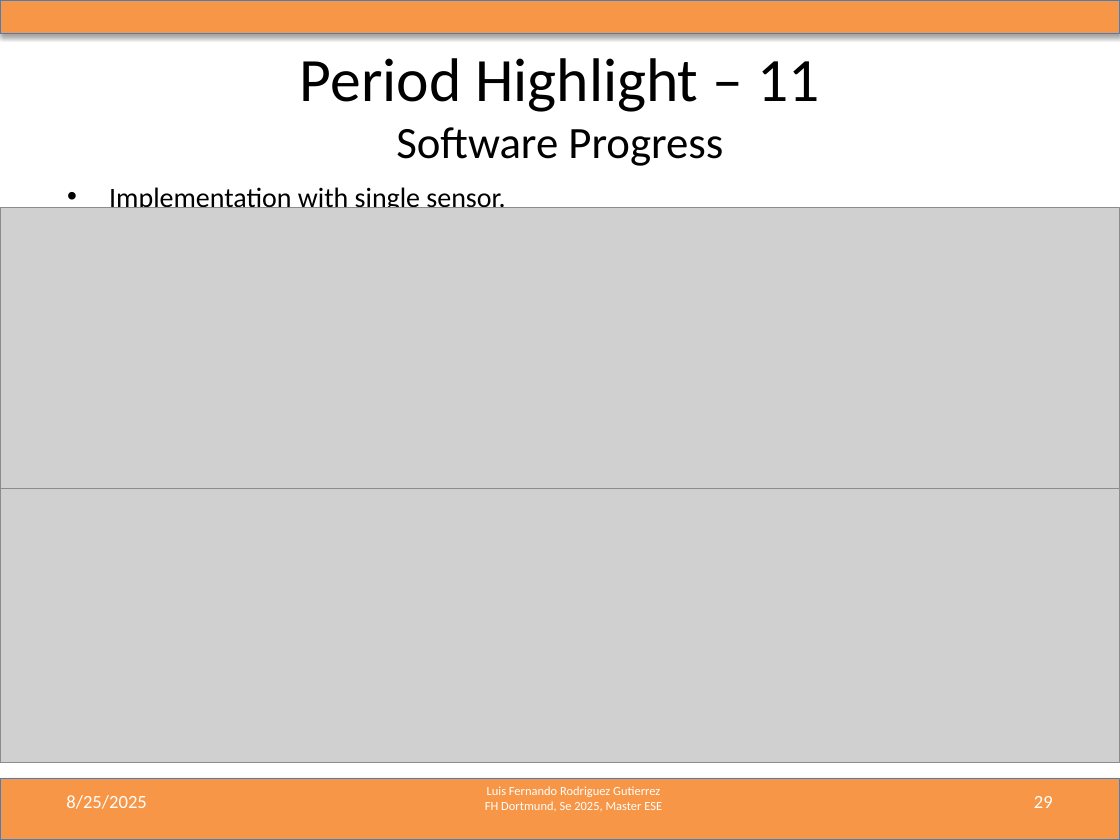
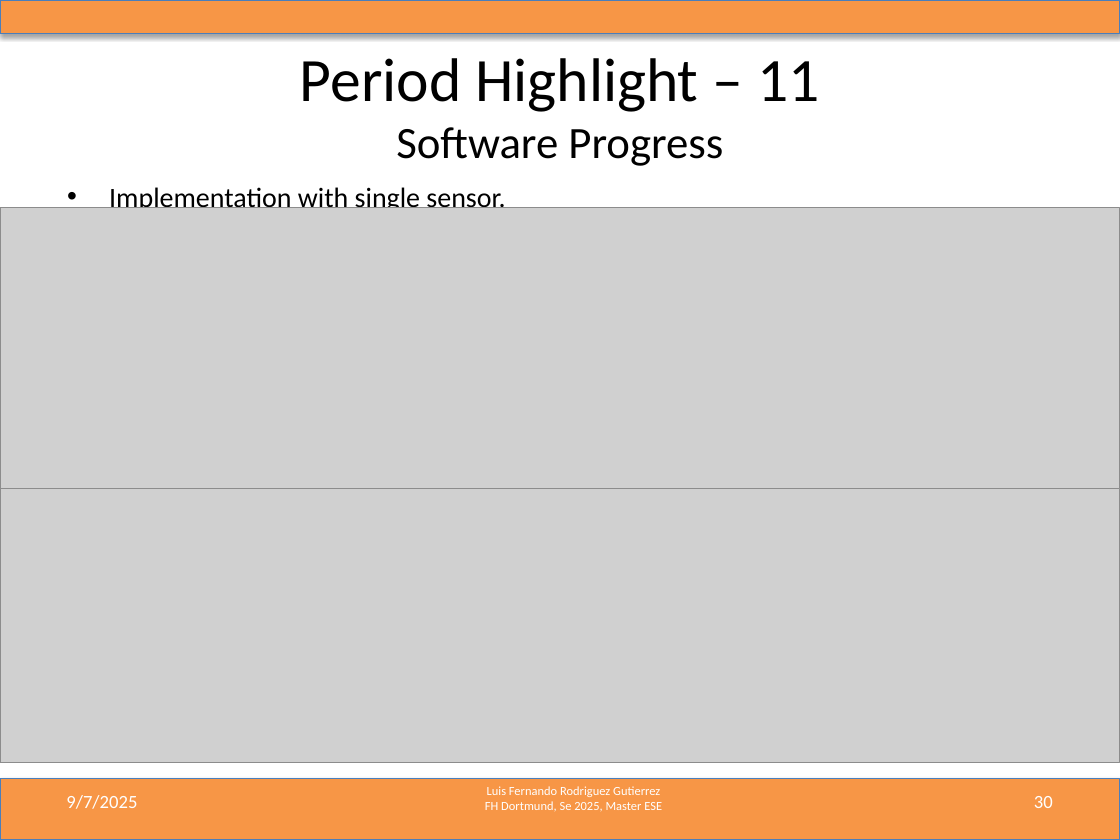
Before and after one commit to LF-RoGu/ResearchProject, a slide deck: slide 30 of 06_PresentationUpdates/Radar_ResearchProject.pptx (slide 29 before the commit). Drawn at 1120x840 pixels with LibreOffice and Linux fonts; fonts in the diff are those of the drawing; grey boxes stand for pictures. Boxes give left, top, right and bottom in pixels: in the first picture for what was removed or moved away, otherwise in the second. Text is boxed around its words. In the diff, an @@ line names an element or a change of style, - is before the commit and + after.

```diff
--- a/06_PresentationUpdates/Radar_ResearchProject.pptx
+++ b/06_PresentationUpdates/Radar_ResearchProject.pptx
@@ text at box(66, 795, 137, 809): text changed @@
-8/25/2025
+9/7/2025
@@ page number at box(1034, 796, 1053, 808): text changed @@
-29
+30
```
Also in this commit, not shown: 29 other slides changed, 9 slides added, 2 slides removed, 4 other files.
